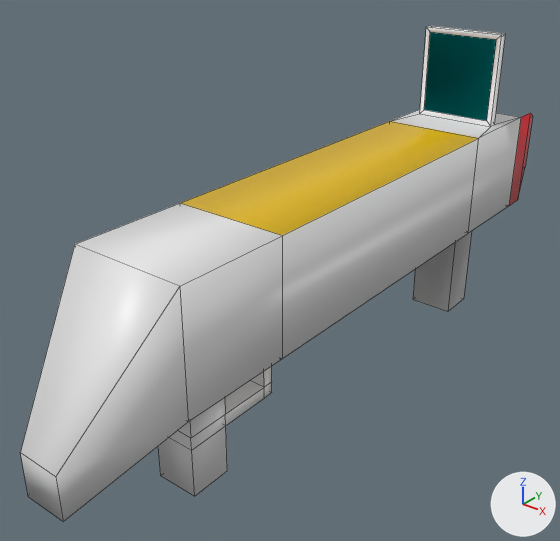
The FBX model Assets/Models/Gun.fbx as it was, and as the next commit left it.
One viewpoint serves both versions: a 50 mm lens placed at (3.64, -5.51, 2.67), pointed at (-0.37, -0.48, -0.44). Lighting does not change. The marker at lower right points along +X, +Y and +Z. Mesh edges are drawn as thin lines.
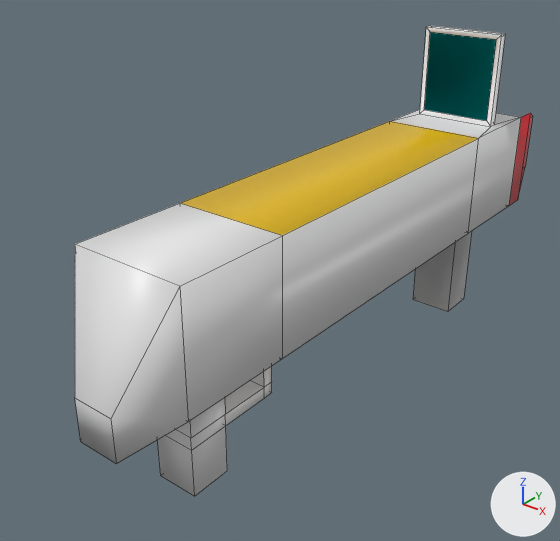
Scene script edits in JSON lines:
```json
{"block": "me_cube", "where": "me_cube.from_pydata(...)  # 92 vertices, 94 faces; spans x -0.51..0.51, y -1.35..5.51, z -0.92..2.18"}
{"block": "me_cube", "where": "# used by ob_cube; location = (0.0, -2.068, -0.751)"}
{"block": "me_cube", "where": "# before: 8 (-0.19, -1.35, -0.21) at pixel (28, 496), 9 (-0.19, -1.35, 0.17) at pixel (20, 452), 10 (0.19, -1.35, 0.17) at pixel (55, 476), 11 (0.19, -1.35, -0.21) at pixel (63, 521)"}
{"block": "me_cube", "change": "me_cube part 1"}
{"op": "add", "block": "me_cube", "code": "for i in [*range(8, 12)]: me_cube.vertices[i].co += Vector((0.0, 0.46, 0.17))"}
```

Location of each change, (x1, y1, x2, y2) in pixels of the pictures (560 x 541 px; the box of a moved part takes in the faces that stretch with it):
```json
{"object": "Cube", "change": "reshaped", "before": [20, 25, 533, 522], "after": [75, 25, 533, 496], "on screen": "11% narrower"}
{"part": 1, "of": "me_cube", "change": "moved or reshaped", "before": [20, 244, 188, 522], "after": [75, 244, 188, 464]}
```
